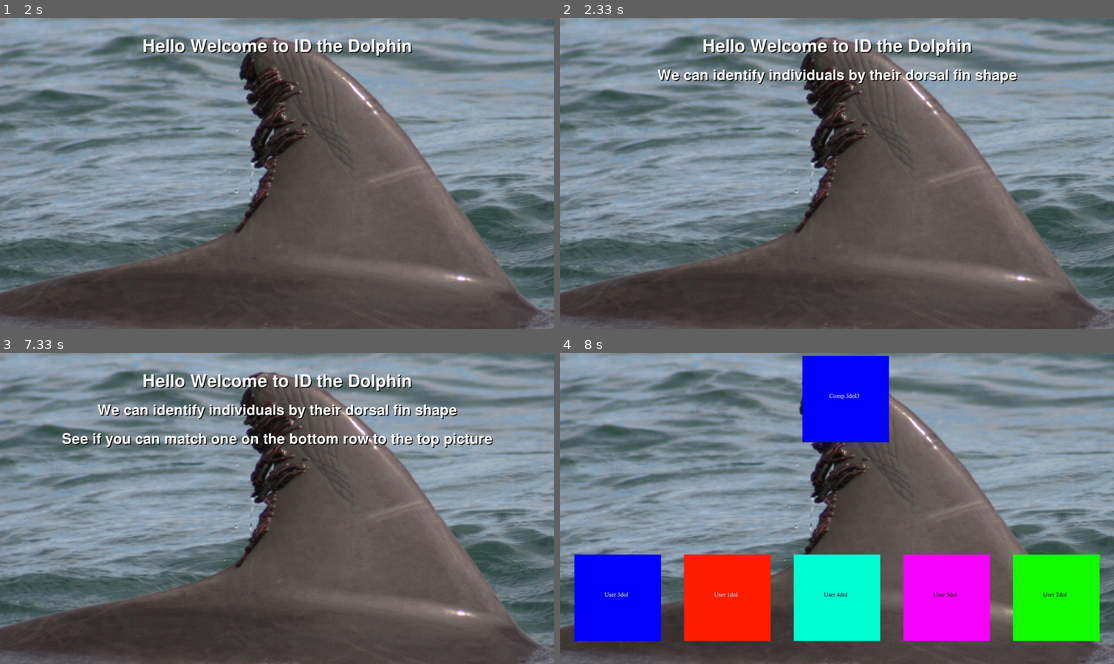
Above: before the commit, frames 1-4 (two rows, left to right).
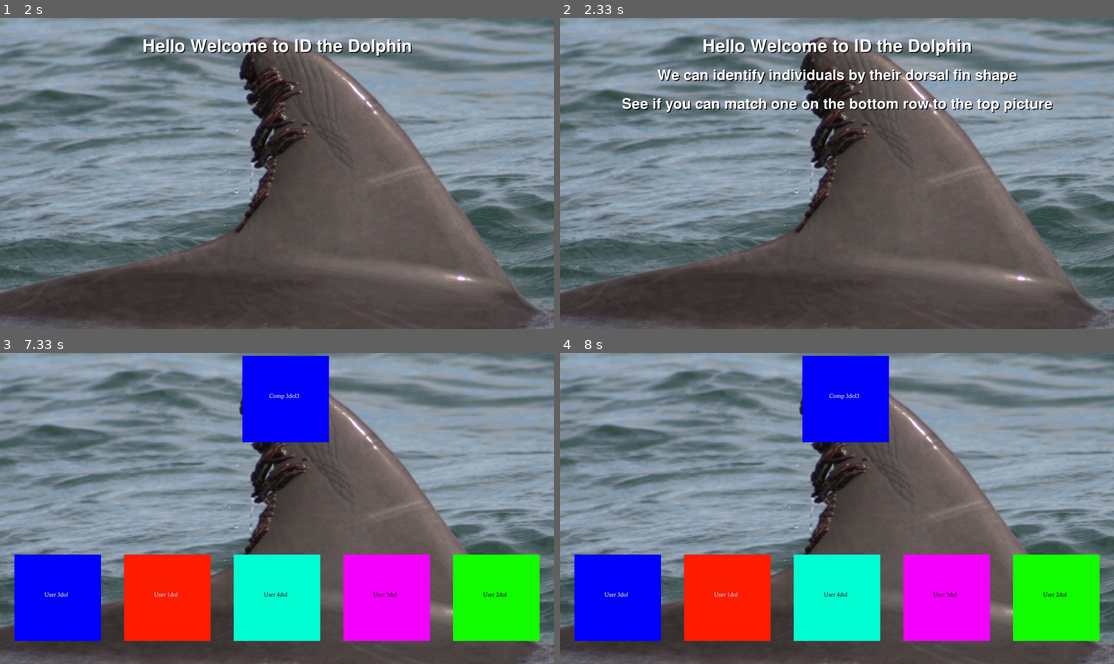
Above: after the commit, the same moments.

Repository: kpmn819/Dolphin-Project
Game: pygame game, started from did16-revise.py
The game is run twice, just before and just after one commit, with the same random seed, the same clock (stepped at 60 frames per second) and the same inputs.
Inputs:
- Up to frame 1 (2 s): no input
- Up to frame 2 (2.33 s): no input
- Up to frame 3 (7.33 s): no input
- Up to frame 4 (8 s): no input

Frame 1 is identical in both runs. In frame 2, 1.5% of the frame differs, in the area x 11-89%, y 25-31%; in frame 3, 30%, in the area x 2-98%, y 0-93%; in frame 4, nothing differs.

Commit message:
changed message and loser msg

Diff:
--- a/did16-revise.py
+++ b/did16-revise.py
@@ -36,7 +36,10 @@
 resp = 0
 Free = False # playing for free flag
 Win = False # winner flag
-PayOut = 2 # percentage of losers
+PayOut = 50
+
+
+ # percentage of losers
 image_centerx = 960
 image_centery = 540
 
@@ -108,8 +111,14 @@
     black = (0, 0, 0,)
     red = (255, 50, 50)
     display.blit(bg_dol, (0, 0))
-    greeting = 'Press Start for free play or insert donation for a prize chance'
-    font_process(60, greeting, white, 100, 100)
+    greeting = 'Press Start for free play'
+    font_process(60, greeting, white, 100, 200)
+    greeting = 'or'
+    font_process(60, greeting, white, 100, 280)
+    greeting = 'Make a Donation and get a chance to win a Bonehenge Prize'
+    font_process(60, greeting, white, 100, 360)
+    greeting = '(Prizes are awarded randomly and are not dependent on final quiz score)'
+    font_process(30, greeting, white, 100, 1000)
     pygame.display.flip()
 
     # Select if this is a paid or free play
@@ -151,7 +160,7 @@
     info = 'We can identify individuals by their dorsal fin shape'
     font_process(50, info, white, 100, 200)
     pygame.display.flip()
-    sleep(.5)
+    # sleep(.5)
 
     inst = 'See if you can match one on the bottom row to the top picture'
     font_process(50, inst, white, 30, 300)
@@ -191,6 +200,7 @@
     wrong_ans = 0  # scoring
     white = (255, 255, 255)
     red = (255, 0, 0)
+    blue = (0, 0, 255)
     turn = 0  # used to access comp_pic
     display_pics = [x for x in range(max_pic)]  # this is a random list of the computer pics
     shuffle(display_pics)  # scramble them these are the index numbers
@@ -233,10 +243,13 @@
     font_process(60, score_msg, white, 100, 400)
     font_process(60, final_msg, white, 100, 500)
     if Win == True:
-        font_process(75,'You are a WINNER please see Keith for your prize',red, 100, 600)
+        font_process(75,'You are a WINNER!!',red, 100, 600)
+        font_process(75,'Please see one of our Staff for your prize',red, 100, 700)
         pygame.mixer.music.set_volume(1)
         pygame.mixer.music.load(gpath + 'fanfare.mp3')
         pygame.mixer.music.play()
+    if Win == False and Free == False:
+        font_process(60,'Sorry, you are not a winner this time', blue, 100, 600)
 
     pygame.display.flip()
     GPIO.output(PortList3[2], False) # turn off the button lights
